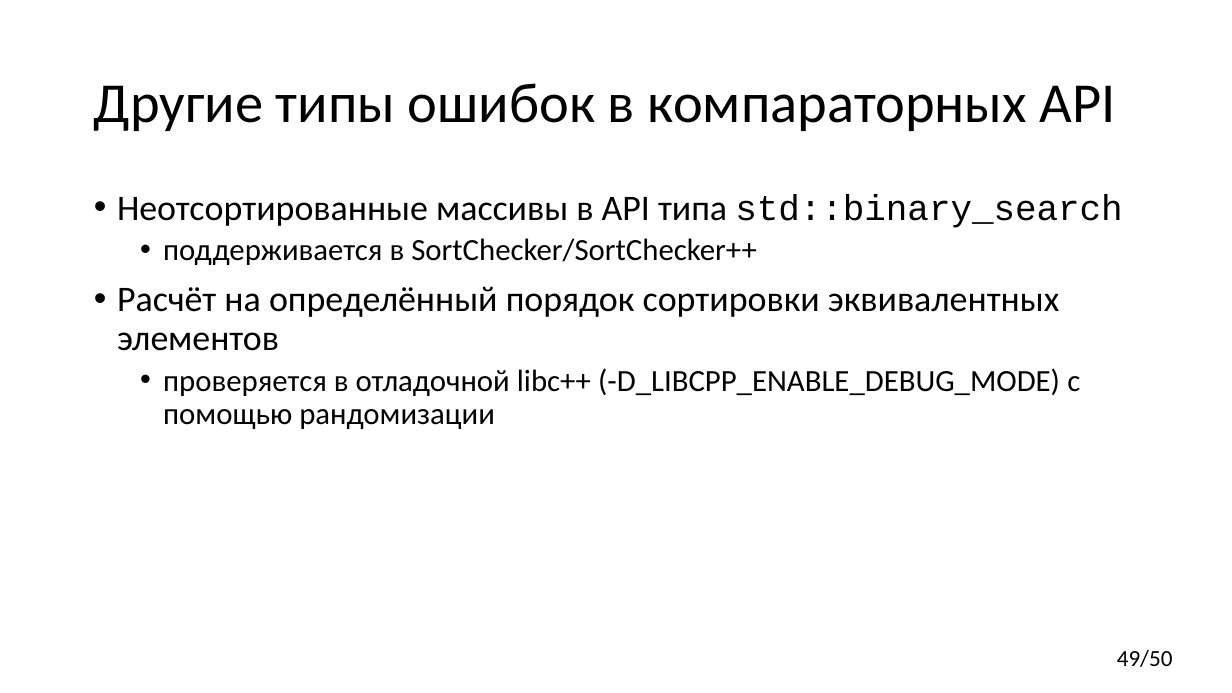
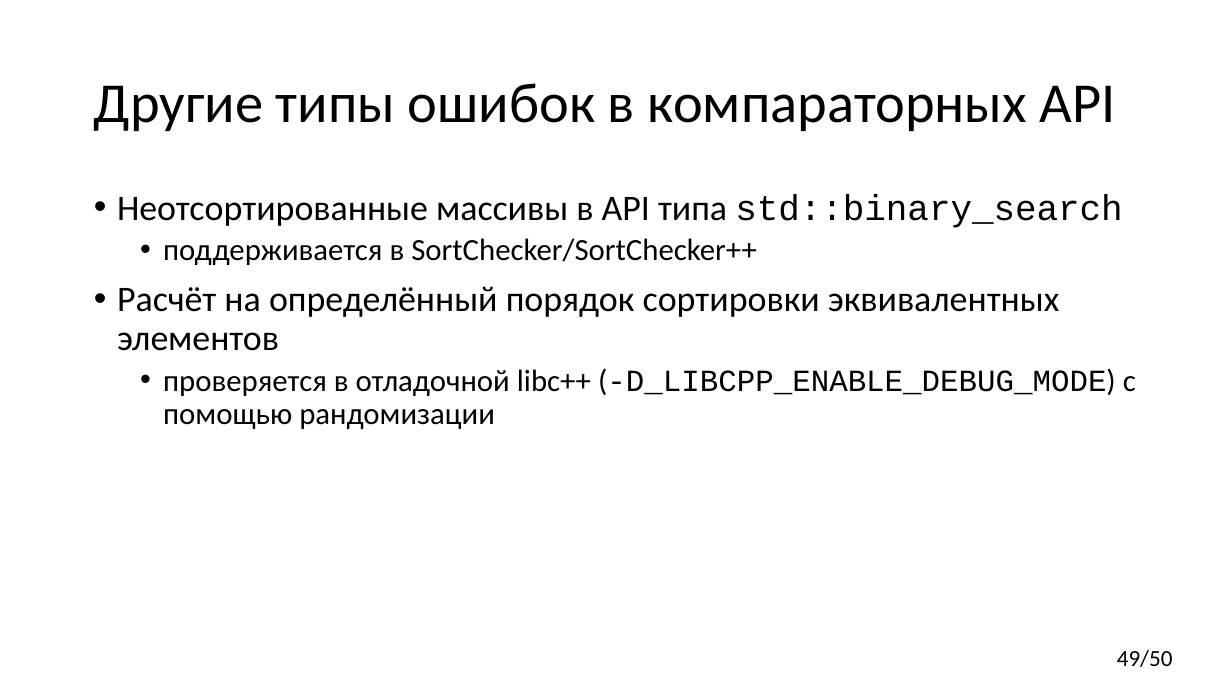
Before and after one commit to yugr/CppRussia, a slide deck: slide 49 of 2023/RU.pptx. Drawn at 1232x693 pixels with LibreOffice and Linux fonts; fonts in the diff are those of the drawing. Boxes give left, top, right and bottom in pixels: in the first picture for what was removed or moved away, otherwise in the second. Text is boxed around its words. In the diff, an @@ line names an element or a change of style, - is before the commit and + after.

```diff
--- a/2023/RU.pptx
+++ b/2023/RU.pptx
@@ text at (163,368,1136,429): font Calibri to Courier New in "(-D_LIBCPP_ENABLE_DEBUG_MODE)" @@
```
Also in this commit, not shown: 3 other slides changed, 1 slide added, 1 slide removed, 1 other file.
